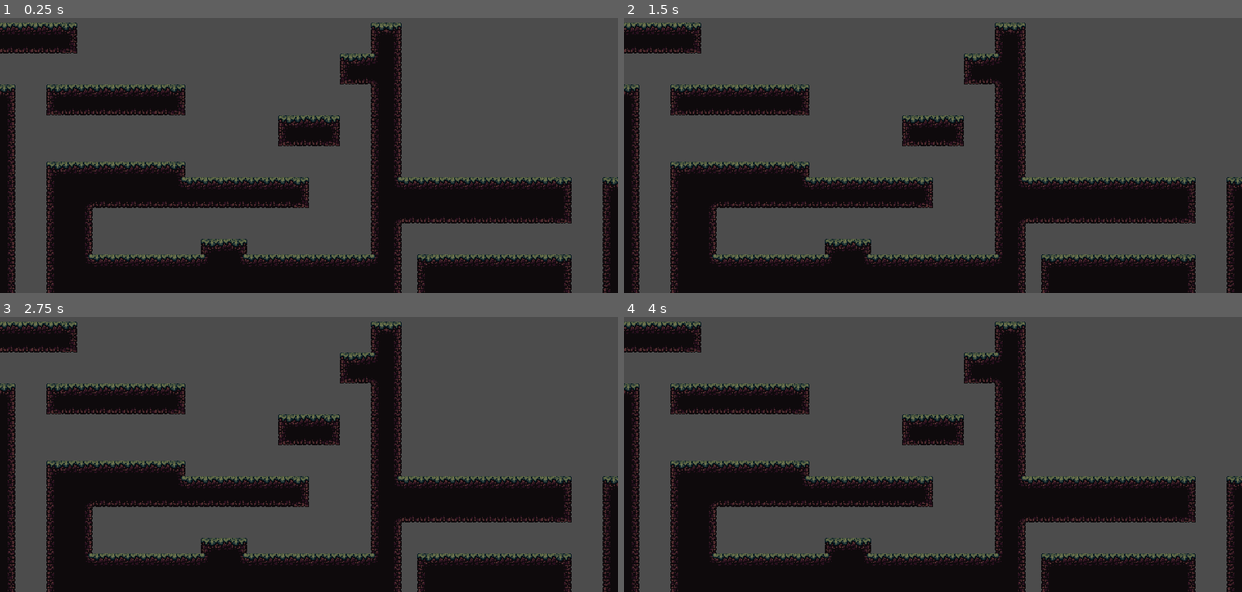
Above: before the commit, frames 1-4 (two rows, left to right).
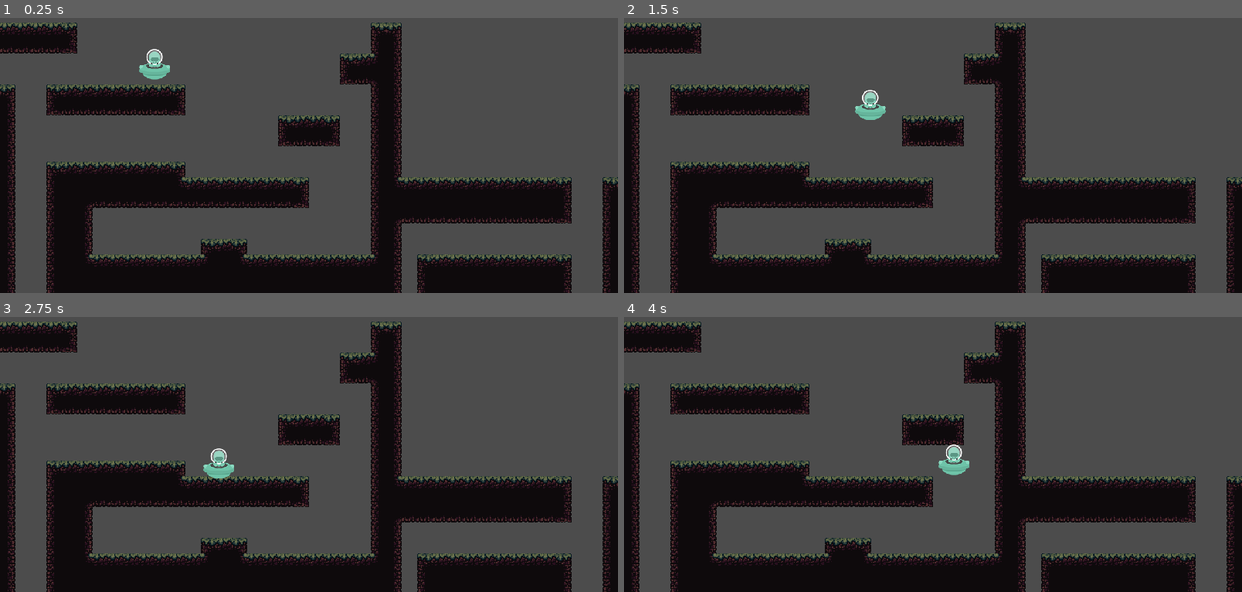
Above: after the commit, the same moments.

Repository: nurizkaf96/re-terra
Game: Godot game, scene res://src/Levels/LevelTemplate.tscn
Same seed, same stepped clock (60 frames per second), same inputs: the game is played once before the commit and once after it. The project has no main scene, so this scene is started directly.
Inputs:
- Up to frame 1 (0.25 s): no input
- Up to frame 2 (1.5 s): hold Right (move_right, bound only after the commit) from 0.53 s (still down); tap Z (jump, bound only after the commit) at 0.6, 0.77, 1.07, 1.35 s
- Up to frame 3 (2.75 s): tap Z (jump, bound only after the commit) at 1.52, 1.82, 2.1 s; release Right (move_right, bound only after the commit) at 2.03 s; hold Left (move_left, bound only after the commit) from 2.03 s (still down)
- Up to frame 4 (4 s): release Left (move_left, bound only after the commit) at 2.78 s; hold Right (move_right, bound only after the commit) from 2.78 s (still down); tap Z (jump, bound only after the commit) at 2.85, 3.02, 3.32, 3.6, 3.77 s

The runs differ from the first frame. In frame 1, 0.3% of the frame differs, in the area x 22-28%, y 11-23%; in frame 2, 0.3%; in frame 3, 0.3%; in frame 4, 0.3%.

Commit message:
Collision and Movement set

Diff:
--- a/project.godot
+++ b/project.godot
@@ -39,6 +39,24 @@
 window/stretch/mode="2d"
 window/stretch/aspect="expand"
 
+[input]
+
+jump={
+"deadzone": 0.5,
+"events": [ Object(InputEventKey,"resource_local_to_scene":false,"resource_name":"","device":0,"alt":false,"shift":false,"control":false,"meta":false,"command":false,"pressed":false,"scancode":90,"unicode":0,"echo":false,"script":null)
+ ]
+}
+move_left={
+"deadzone": 0.5,
+"events": [ Object(InputEventKey,"resource_local_to_scene":false,"resource_name":"","device":0,"alt":false,"shift":false,"control":false,"meta":false,"command":false,"pressed":false,"scancode":16777231,"unicode":0,"echo":false,"script":null)
+ ]
+}
+move_right={
+"deadzone": 0.5,
+"events": [ Object(InputEventKey,"resource_local_to_scene":false,"resource_name":"","device":0,"alt":false,"shift":false,"control":false,"meta":false,"command":false,"pressed":false,"scancode":16777233,"unicode":0,"echo":false,"script":null)
+ ]
+}
+
 [layer_names]
 
 2d_physics/layer_1="Player"
--- a/src/Actors/0_Actor.gd
+++ b/src/Actors/0_Actor.gd
@@ -3,7 +3,7 @@
 
 const FLOOR_NORMAL := Vector2.UP
 
-export var speed := Vector2(1000.0,1000.0)
-export var gravity := 4000.0
+export var speed := Vector2(100.0,100.0)
+export var gravity := 250.0
 
 var _velocity := Vector2.ZERO
--- a/src/Actors/Ecologist.tscn
+++ b/src/Actors/Ecologist.tscn
@@ -18,5 +18,5 @@
 texture = ExtResource( 2 )
 
 [node name="CollisionShape2D" type="CollisionShape2D" parent="."]
-scale = Vector2( 0.5, 0.5 )
+scale = Vector2( 0.4, 0.4 )
 shape = SubResource( 1 )
--- a/src/Levels/LevelTemplate.tscn
+++ b/src/Levels/LevelTemplate.tscn
@@ -1,8 +1,61 @@
-[gd_scene load_steps=3 format=2]
+[gd_scene load_steps=21 format=2]
 
 [ext_resource path="res://assets/World/World_Autotile_1.png" type="Texture" id=1]
+[ext_resource path="res://src/Actors/Ecologist.tscn" type="PackedScene" id=2]
+
+[sub_resource type="ConvexPolygonShape2D" id=2]
+points = PoolVector2Array( 0, 0, 16, 0, 16, 16, 0, 16 )
+
+[sub_resource type="ConvexPolygonShape2D" id=3]
+points = PoolVector2Array( 0, 0, 16, 0, 16, 16, 0, 16 )
+
+[sub_resource type="ConvexPolygonShape2D" id=4]
+points = PoolVector2Array( 0, 0, 16, 0, 16, 16, 0, 16 )
+
+[sub_resource type="ConvexPolygonShape2D" id=5]
+points = PoolVector2Array( 0, 0, 16, 0, 16, 16, 0, 16 )
+
+[sub_resource type="ConvexPolygonShape2D" id=6]
+points = PoolVector2Array( 0, 0, 16, 0, 16, 16, 0, 16 )
+
+[sub_resource type="ConvexPolygonShape2D" id=7]
+points = PoolVector2Array( 0, 0, 16, 0, 16, 16, 0, 16 )
+
+[sub_resource type="ConvexPolygonShape2D" id=8]
+points = PoolVector2Array( 0, 0, 16, 0, 16, 16, 0, 16 )
+
+[sub_resource type="ConvexPolygonShape2D" id=9]
+points = PoolVector2Array( 0, 0, 16, 0, 16, 16, 0, 16 )
+
+[sub_resource type="ConvexPolygonShape2D" id=10]
+points = PoolVector2Array( 0, 0, 16, 0, 16, 16, 0, 16 )
+
+[sub_resource type="ConvexPolygonShape2D" id=11]
+points = PoolVector2Array( 0, 0, 16, 0, 16, 16, 0, 16 )
+
+[sub_resource type="ConvexPolygonShape2D" id=12]
+points = PoolVector2Array( 0, 0, 16, 0, 16, 16, 0, 16 )
+
+[sub_resource type="ConvexPolygonShape2D" id=13]
+points = PoolVector2Array( 0, 0, 16, 0, 16, 16, 0, 16 )
+
+[sub_resource type="ConvexPolygonShape2D" id=14]
+points = PoolVector2Array( 0, 0, 16, 0, 16, 16, 0, 16 )
+
+[sub_resource type="ConvexPolygonShape2D" id=15]
+points = PoolVector2Array( 0, 0, 16, 0, 16, 16, 0, 16 )
+
+[sub_resource type="ConvexPolygonShape2D" id=16]
+points = PoolVector2Array( 0, 0, 16, 0, 16, 16, 0, 16 )
+
+[sub_resource type="ConvexPolygonShape2D" id=17]
+points = PoolVector2Array( 0, 0, 16, 0, 16, 16, 0, 16 )
+
+[sub_resource type="ConvexPolygonShape2D" id=18]
+points = PoolVector2Array( 0, 0, 16, 0, 16, 16, 0, 16 )
 
 [sub_resource type="TileSet" id=1]
+resource_local_to_scene = true
 0/name = "World_Autotile_1.png 0"
 0/texture = ExtResource( 1 )
 0/tex_offset = Vector2( 0, 0 )
@@ -20,7 +73,109 @@
 0/autotile/z_index_map = [  ]
 0/occluder_offset = Vector2( 0, 0 )
 0/navigation_offset = Vector2( 0, 0 )
-0/shapes = [  ]
+0/shapes = [ {
+"autotile_coord": Vector2( 1, 0 ),
+"one_way": false,
+"one_way_margin": 1.0,
+"shape": SubResource( 2 ),
+"shape_transform": Transform2D( 1, 0, 0, 1, 0, 0 )
+}, {
+"autotile_coord": Vector2( 2, 0 ),
+"one_way": false,
+"one_way_margin": 1.0,
+"shape": SubResource( 3 ),
+"shape_transform": Transform2D( 1, 0, 0, 1, 0, 0 )
+}, {
+"autotile_coord": Vector2( 5, 0 ),
+"one_way": false,
+"one_way_margin": 1.0,
+"shape": SubResource( 4 ),
+"shape_transform": Transform2D( 1, 0, 0, 1, 0, 0 )
+}, {
+"autotile_coord": Vector2( 0, 1 ),
+"one_way": false,
+"one_way_margin": 1.0,
+"shape": SubResource( 5 ),
+"shape_transform": Transform2D( 1, 0, 0, 1, 0, 0 )
+}, {
+"autotile_coord": Vector2( 1, 1 ),
+"one_way": false,
+"one_way_margin": 1.0,
+"shape": SubResource( 6 ),
+"shape_transform": Transform2D( 1, 0, 0, 1, 0, 0 )
+}, {
+"autotile_coord": Vector2( 2, 1 ),
+"one_way": false,
+"one_way_margin": 1.0,
+"shape": SubResource( 7 ),
+"shape_transform": Transform2D( 1, 0, 0, 1, 0, 0 )
+}, {
+"autotile_coord": Vector2( 0, 2 ),
+"one_way": false,
+"one_way_margin": 1.0,
+"shape": SubResource( 8 ),
+"shape_transform": Transform2D( 1, 0, 0, 1, 0, 0 )
+}, {
+"autotile_coord": Vector2( 1, 2 ),
+"one_way": false,
+"one_way_margin": 1.0,
+"shape": SubResource( 9 ),
+"shape_transform": Transform2D( 1, 0, 0, 1, 0, 0 )
+}, {
+"autotile_coord": Vector2( 2, 2 ),
+"one_way": false,
+"one_way_margin": 1.0,
+"shape": SubResource( 10 ),
+"shape_transform": Transform2D( 1, 0, 0, 1, 0, 0 )
+}, {
+"autotile_coord": Vector2( 0, 3 ),
+"one_way": false,
+"one_way_margin": 1.0,
+"shape": SubResource( 11 ),
+"shape_transform": Transform2D( 1, 0, 0, 1, 0, 0 )
+}, {
+"autotile_coord": Vector2( 1, 3 ),
+"one_way": false,
+"one_way_margin": 1.0,
+"shape": SubResource( 12 ),
+"shape_transform": Transform2D( 1, 0, 0, 1, 0, 0 )
+}, {
+"autotile_coord": Vector2( 2, 3 ),
+"one_way": false,
+"one_way_margin": 1.0,
+"shape": SubResource( 13 ),
+"shape_transform": Transform2D( 1, 0, 0, 1, 0, 0 )
+}, {
+"autotile_coord": Vector2( 5, 1 ),
+"one_way": false,
+"one_way_margin": 1.0,
+"shape": SubResource( 14 ),
+"shape_transform": Transform2D( 1, 0, 0, 1, 0, 0 )
+}, {
+"autotile_coord": Vector2( 5, 1 ),
+"one_way": false,
+"one_way_margin": 1.0,
+"shape": SubResource( 15 ),
+"shape_transform": Transform2D( 1, 0, 0, 1, 0, 0 )
+}, {
+"autotile_coord": Vector2( 5, 2 ),
+"one_way": false,
+"one_way_margin": 1.0,
+"shape": SubResource( 16 ),
+"shape_transform": Transform2D( 1, 0, 0, 1, 0, 0 )
+}, {
+"autotile_coord": Vector2( 5, 2 ),
+"one_way": false,
+"one_way_margin": 1.0,
+"shape": SubResource( 17 ),
+"shape_transform": Transform2D( 1, 0, 0, 1, 0, 0 )
+}, {
+"autotile_coord": Vector2( 5, 3 ),
+"one_way": false,
+"one_way_margin": 1.0,
+"shape": SubResource( 18 ),
+"shape_transform": Transform2D( 1, 0, 0, 1, 0, 0 )
+} ]
 0/z_index = 0
 
 [node name="LevelTemplate" type="Node2D"]
@@ -30,3 +185,6 @@
 cell_size = Vector2( 16, 16 )
 format = 1
 tile_data = PoolIntArray( 393206, 0, 1, 393207, 0, 65536, 393208, 0, 65536, 393209, 0, 65536, 393210, 0, 65536, 393211, …(7740 unchanged characters)…
+
+[node name="Ecologist" parent="TileMap" instance=ExtResource( 2 )]
+position = Vector2( 160.161, 115.06 )
